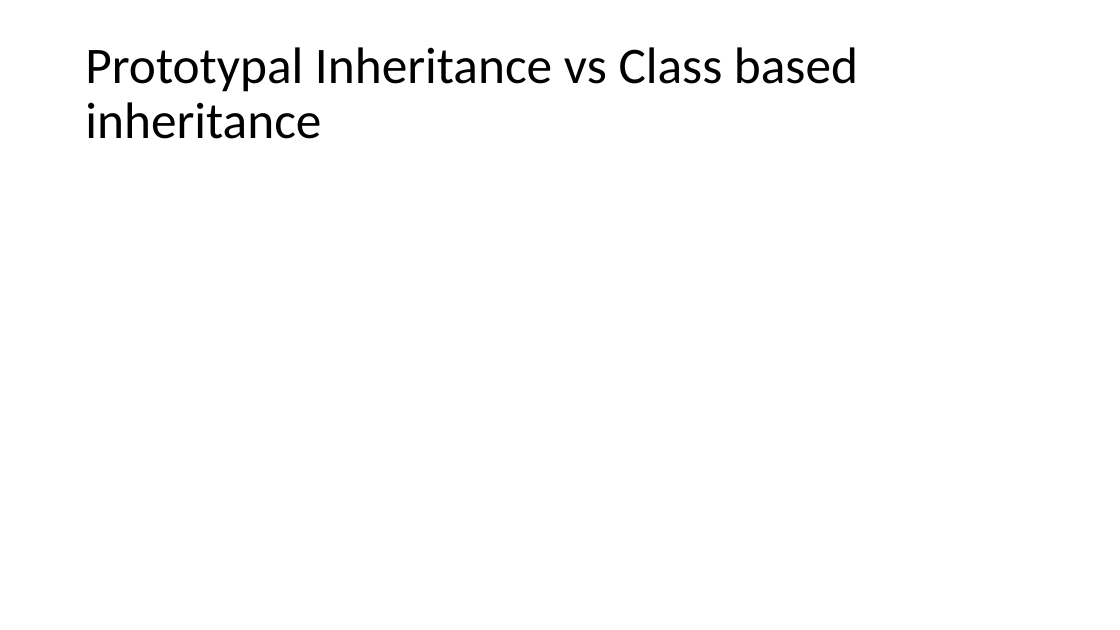
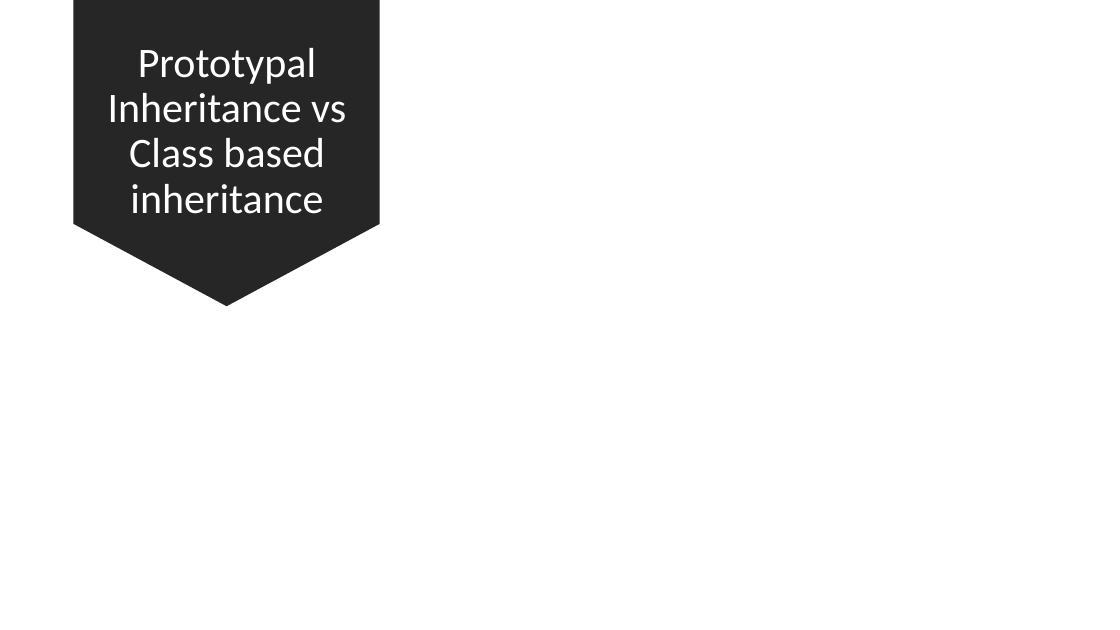
Before and after one commit to ved740/modern-js-session, a slide deck: slide 14 of Modern JavaScript.pptx (slide 15 before the commit). Drawn at 1120x630 pixels with LibreOffice and Linux fonts; fonts in the diff are those of the drawing. Boxes give left, top, right and bottom in pixels: in the first picture for what was removed or moved away, otherwise in the second. Text is boxed around its words. In the diff, an @@ line names an element or a change of style, - is before the commit and + after.

```diff
--- a/Modern JavaScript.pptx
+++ b/Modern JavaScript.pptx
@@ down arrow added at (x1=74, y1=0, x2=381, y2=306), fill #262626 @@
@@ title "Prototypal Inheritance vs Class based ..." moved from (x1=85, y1=47, x2=858, y2=139) to (x1=108, y1=48, x2=346, y2=214) @@
@@ title "Prototypal Inheritance vs Class based ..." at (x1=108, y1=48, x2=346, y2=214): size 44 to 36 pt, text colour #000000 to #FFFFFF; alignment left to centre @@
```
Also in this commit, not shown: 1 other slide changed, 1 other file.
